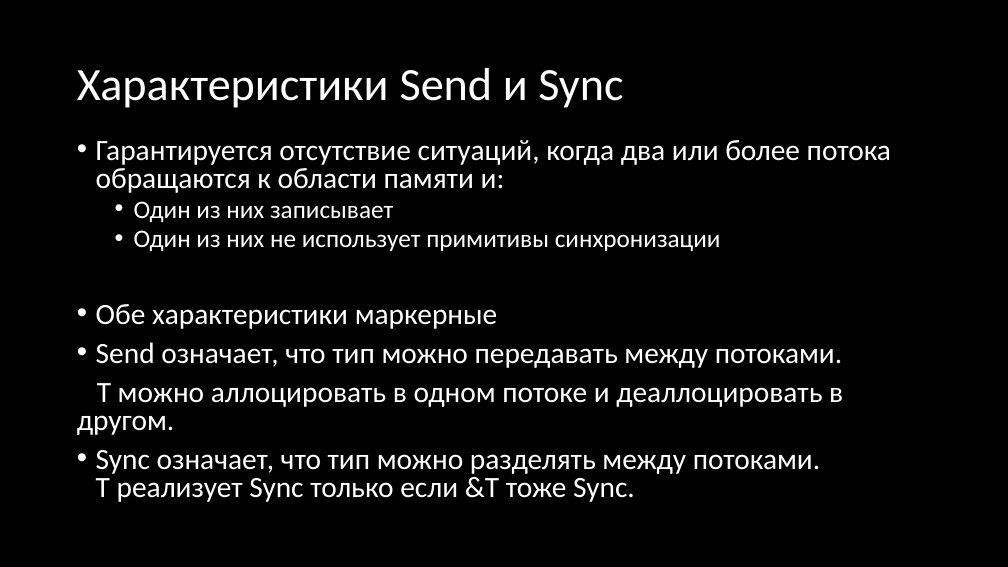
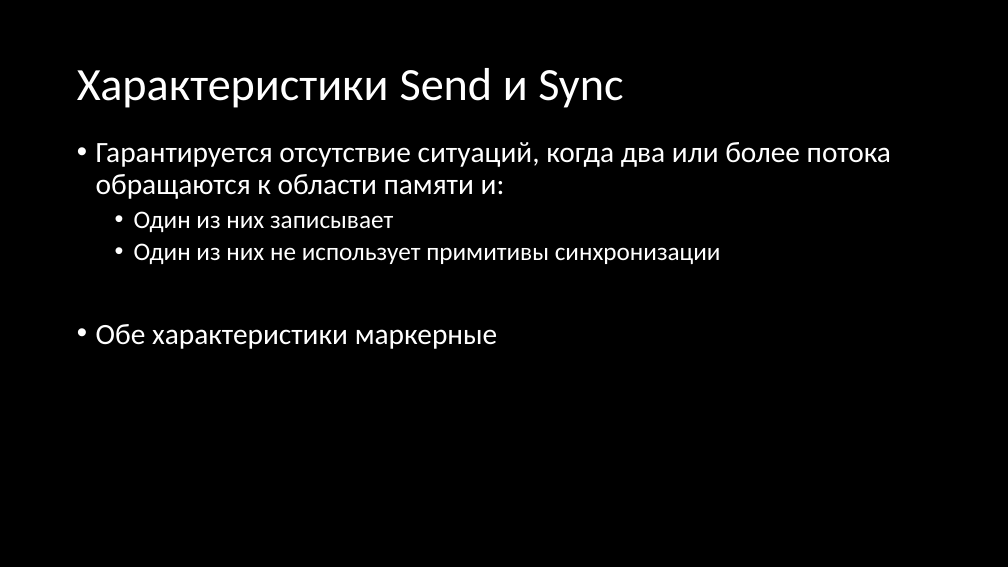
Before and after one commit to Gordon01/learn-rust, a slide deck: slide 148 of keynotes/Rust 2024.pptx. Drawn at 1008x567 pixels with LibreOffice and Linux fonts; fonts in the diff are those of the drawing. Boxes give left, top, right and bottom in pixels: in the first picture for what was removed or moved away, otherwise in the second. Text is boxed around its words. In the diff, an @@ line names an element or a change of style, - is before the commit and + after.

```diff
--- a/keynotes/Rust 2024.pptx
+++ b/keynotes/Rust 2024.pptx
@@ text "Гарантируется отсутствие ситуаций, когда два ..." at <box>96,142,891,349</box>: line spacing 0.8 to 0.9 @@
@@ text at <box>77,342,843,502</box>: paragraphs removed @@
-• Send означает, что тип можно передавать между потоками.
-Т можно аллоцировать в одном потоке и деаллоцировать в другом.
-• Sync означает, что тип можно разделять между потоками.
-  T реализует Sync только если &T тоже Sync.
```
Also in this commit, not shown: 9 other slides changed, 5 slides added.
